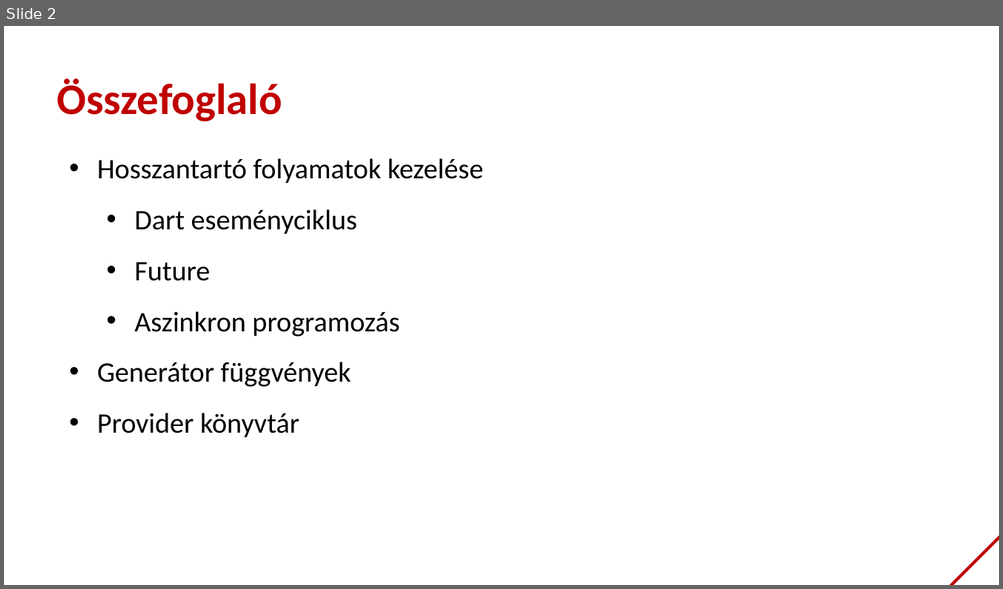
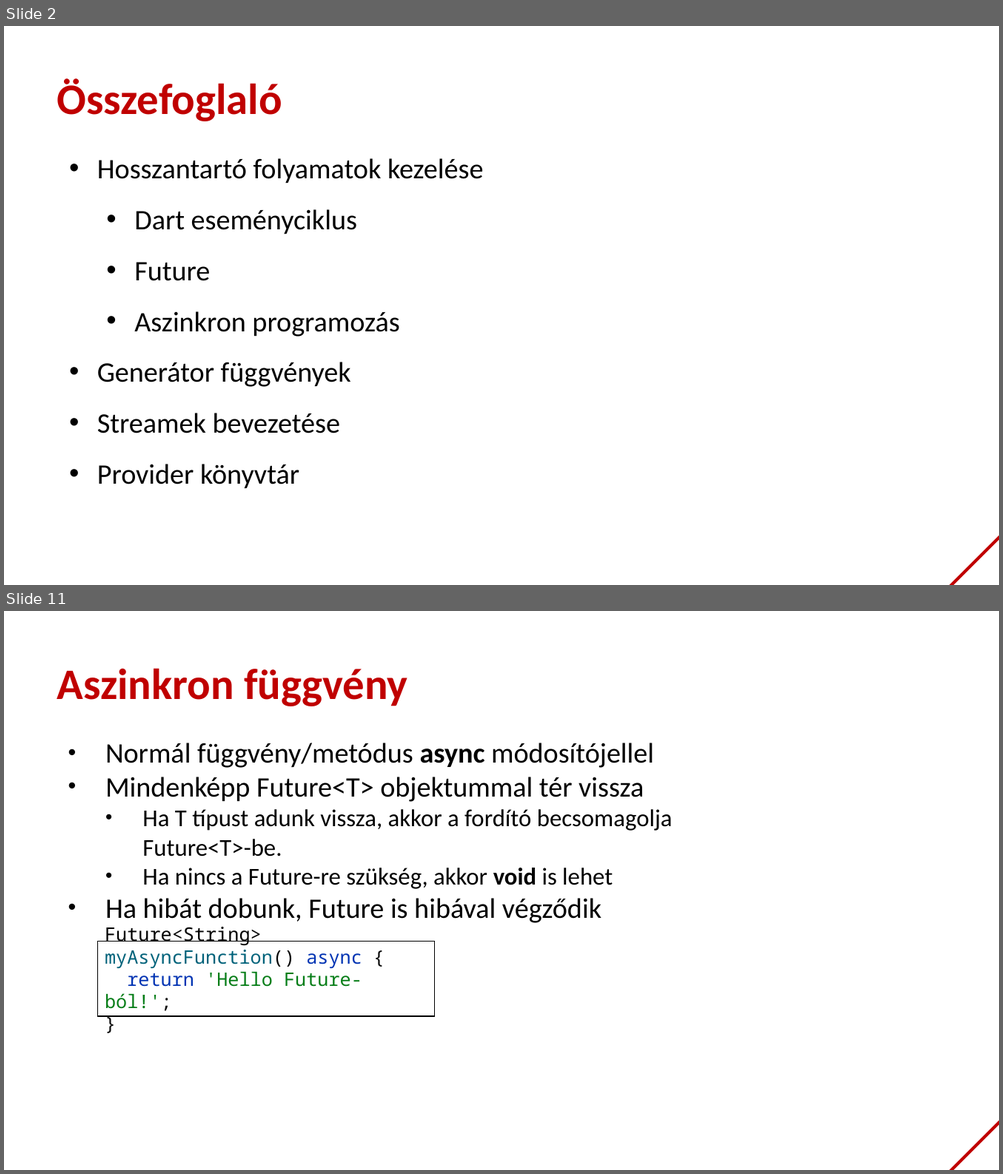
Before and after one commit to bmeaut/VIAUAV45, a slide deck: extras/lecture_05_2021.pptx. Shown one above the other, each under a label of ours: slide 2 before the commit, slides 2 and 11 after it; the slides between them are not shown. The pictures are 1003x589 and 1003x1174 pixels, drawn with LibreOffice and Linux fonts; fonts in the diff are those of the drawing; background and template pictures are left out. Boxes give left, top, right and bottom in pixels: in the first picture for what was removed or moved away, otherwise in the second. Text is boxed around its words. In the diff, an @@ line names an element or a change of style, - is before the commit and + after.

```diff
--- a/extras/lecture_05_2021.pptx
+++ b/extras/lecture_05_2021.pptx
@@ slide 11 added at [4, 611, 999, 1170], background #FFFFFF; not listed: 1 template element that a slide beside it also shows @@
@@ text added at [57, 668, 408, 706], 42 pt, text #C00000, bold @@
+Aszinkron függvény
@@ text added at [105, 743, 672, 923], 27.3 pt, text #000000 @@
+• Normál függvény/metódus async módosítójellel
+• Mindenképp Future<T> objektummal tér vissza
+  • Ha T típust adunk vissza, akkor a fordító becsomagolja Future<T>-be.
+  • Ha nincs a Future-re szükség, akkor void is lehet
+• Ha hibát dobunk, Future is hibával végződik
@@ rectangle added at [97, 942, 435, 1017], fill #FFFFFF, outline #000000 0.75 pt, 18 pt, text #067D17 @@
+Future<String> myAsyncFunction() async {
+return 'Hello Future-ból!';
+}
@@ slide 2 changed as well @@
@@ text at [97, 413, 340, 434]: paragraph added @@
+• Streamek bevezetése
```
Also in this commit, not shown: 6 other slides changed, 30 other slides added, 7 slides removed.
